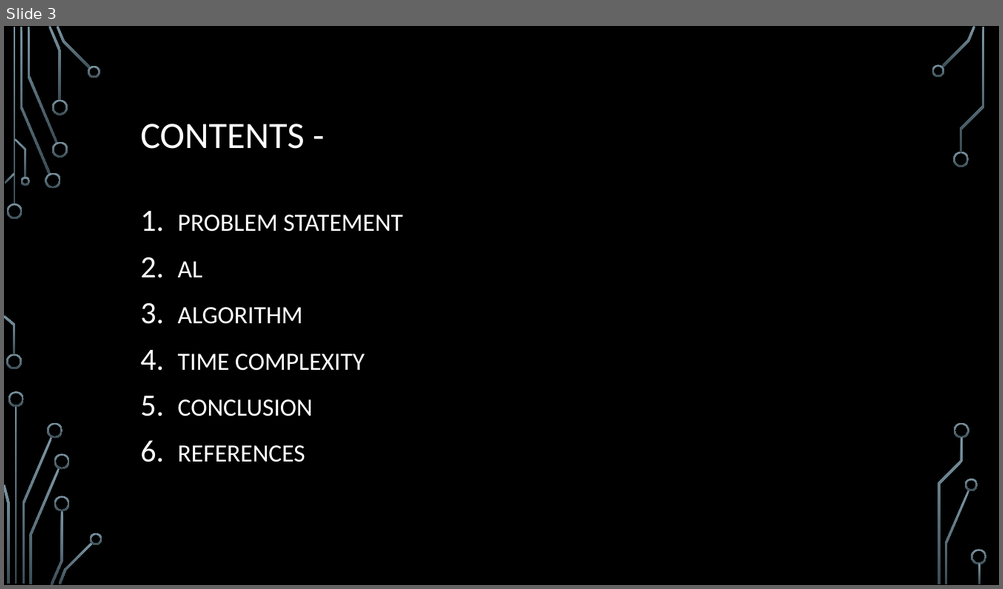
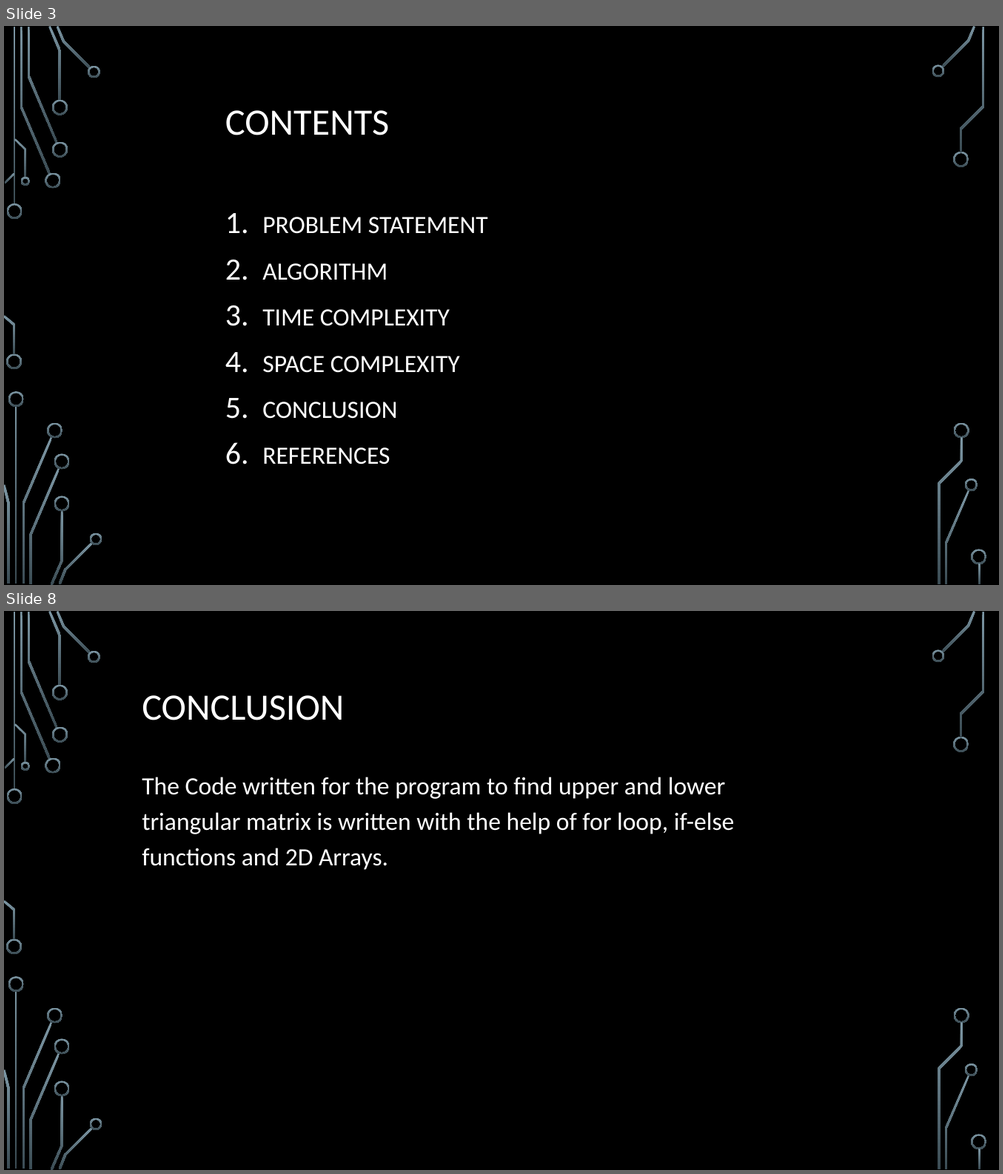
Before and after one commit to jaimoryani/task, a slide deck: Introduction to programming.pptx. Shown one above the other, each under a label of ours: slide 3 before the commit, slides 3 and 8 after it; the slides between them are not shown. The pictures are 1003x589 and 1003x1174 pixels, drawn with LibreOffice and Linux fonts; fonts in the diff are those of the drawing; background and template pictures are left out. Boxes give left, top, right and bottom in pixels: in the first picture for what was removed or moved away, otherwise in the second. Text is boxed around its words. In the diff, an @@ line names an element or a change of style, - is before the commit and + after.

```diff
--- a/Introduction to programming.pptx
+++ b/Introduction to programming.pptx
@@ slide 8 added at (4,611,999,1170), background picture (left out); not listed: 36 template elements that a slide beside it also shows @@
@@ title added at (142,695,344,721), 36 pt, text #FFFFFF @@
+CONCLUSION
@@ text added at (142,777,734,870), 24 pt, text #FFFFFF @@
+The Code written for the program to find upper and lower triangular matrix is written with the help of for loop, if-else functions and 2D Arrays.
@@ slide 3 changed as well @@
@@ title at (225,110,389,136): text changed @@
-CONTENTS -
+CONTENTS
@@ text "PROBLEM STATEMENT": place and size @@
-text "PROBLEM STATEMENT" at (178,215,403,463)
+text "PROBLEM STATEMENT" at (262,217,488,465)
@@ text at (178,261,203,278): paragraph removed @@
-2. AL
@@ text at (262,356,460,373): paragraph added @@
+4. SPACE COMPLEXITY
```
Also in this commit, not shown: 1 other slide changed, 6 other slides added, 1 slide removed.
